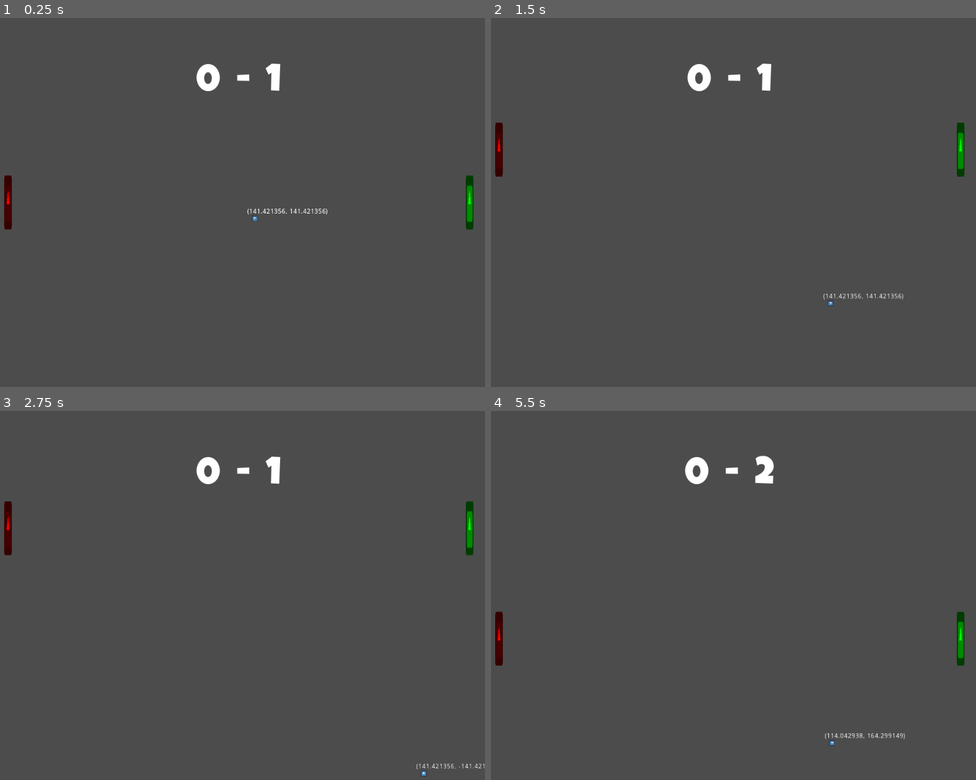
Above: before the commit, frames 1-4 (two rows, left to right).
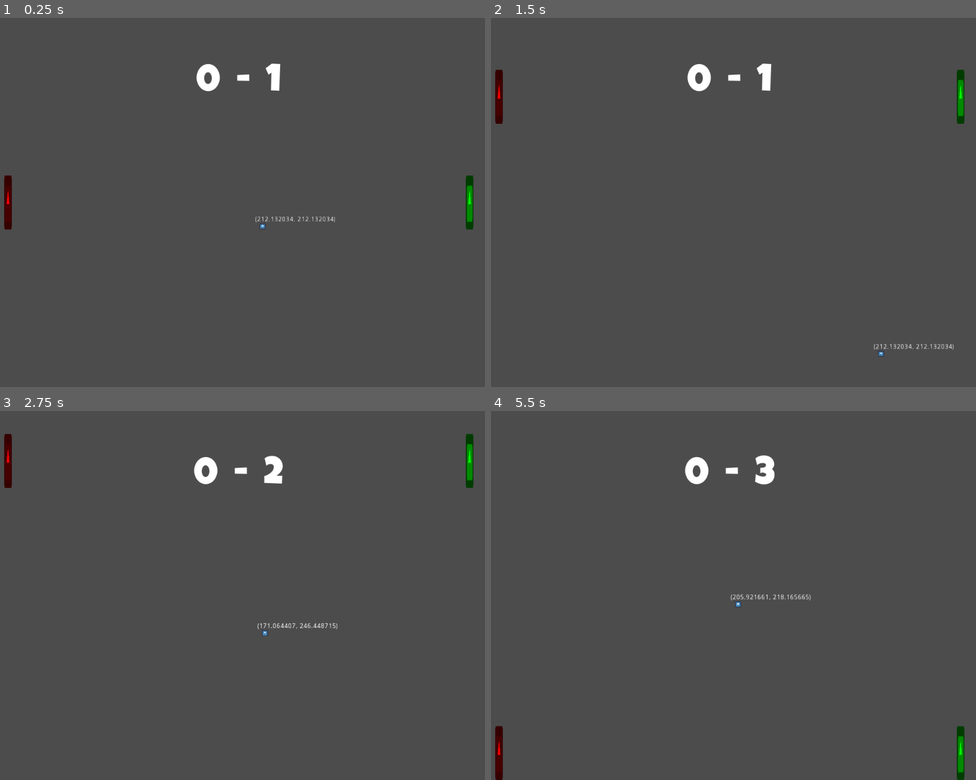
Above: after the commit, the same moments.

Repository: lpabion/pong-revival
Game: Godot game, scene res://main/Main.tscn
The game is run twice, just before and just after one commit, with the same random seed, the same clock (stepped at 60 frames per second) and the same inputs. The engine's default icon, where the game draws it, is replaced by a stand-in: a white triangle on a blue panel in a dark square.
Inputs:
- Up to frame 1 (0.25 s): no input
- Up to frame 2 (1.5 s): hold Up (ui_up) 0.53-1.28 s; hold Down (ui_down) from 1.28 s (still down)
- Up to frame 3 (2.75 s): release Down (ui_down) at 2.03 s; hold Up (ui_up) from 2.03 s (still down)
- Up to frame 4 (5.5 s): release Up (ui_up) at 3.53 s; hold Down (ui_down) from 3.53 s (still down)

The runs differ from the first frame. In frame 1, 0.2% of the frame differs, in the area x 51-70%, y 51-57%; in frame 2, 1.1%; in frame 3, 1.4%, in the area x 0-100%, y 6-99%; in frame 4, 1.2%.

Commit message:
updated ball and racket default speed

Diff:
--- a/ball/ball.gd
+++ b/ball/ball.gd
@@ -1,7 +1,7 @@
 extends KinematicBody2D
 
 var initial_position := Vector2(1024 / 2, 768 / 2)
-var initial_ball_speed := 200
+var initial_ball_speed := 300
 var ball_speed := initial_ball_speed
 var hit_counter := 0
 var speed_bonus_hit_counter := 10
@@ -60,10 +60,12 @@
 
 
 func _on_left_goal_body_entered(body: Node) -> void:
+    print("goal left")
     get_parent().score[0] += 1
     reset()
 
 
 func _on_right_goal_body_entered(body: Node) -> void:
+    print("goal right")
     get_parent().score[1] += 1
     reset()
--- a/player/player.gd
+++ b/player/player.gd
@@ -1,6 +1,6 @@
 extends KinematicBody2D
 
-var speed := 200
+var speed := 400
 var velocity := Vector2(0, 0)
 
 
